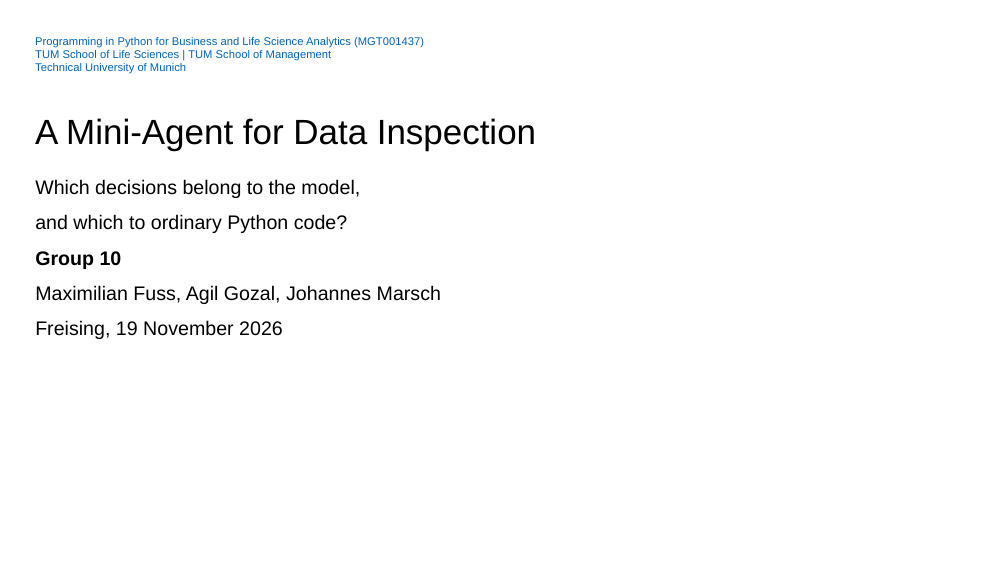
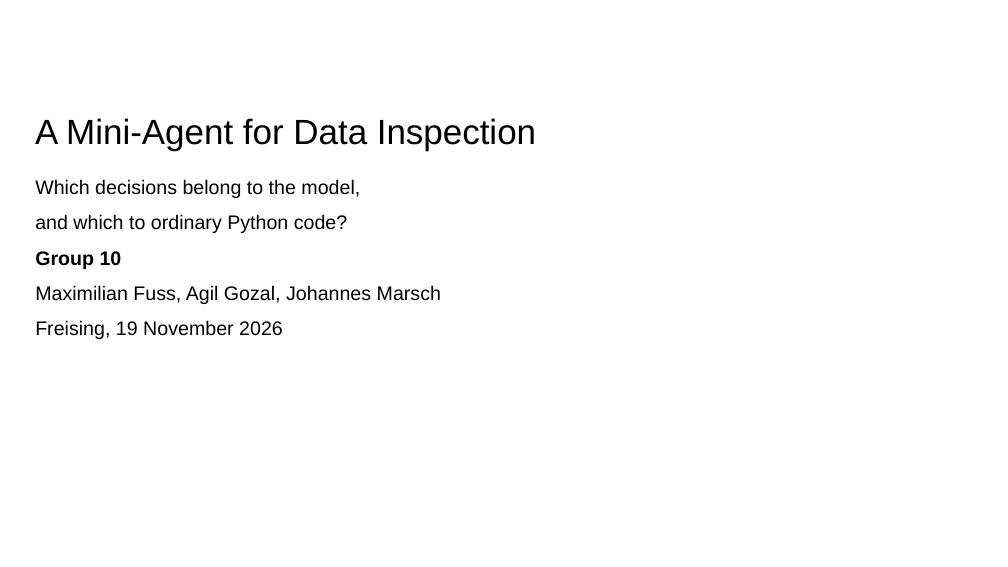
Before and after one commit to JPMarsch/Python_Group_10, a slide deck: slide 1 of presentation/G10_presentation_draft.pptx. Drawn at 1008x567 pixels with LibreOffice and Linux fonts; fonts in the diff are those of the drawing; background and template pictures are left out. Boxes give left, top, right and bottom in pixels: in the first picture for what was removed or moved away, otherwise in the second. Text is boxed around its words. In the diff, an @@ line names an element or a change of style, - is before the commit and + after.

```diff
--- a/presentation/G10_presentation_draft.pptx
+++ b/presentation/G10_presentation_draft.pptx
@@ text removed at box(35, 37, 424, 73) @@
-Programming in Python for Business and Life Science Analytics (MGT001437)
-TUM School of Life Sciences | TUM School of Management
-Technical University of Munich
```
Also in this commit, not shown: 15 other slides changed.
